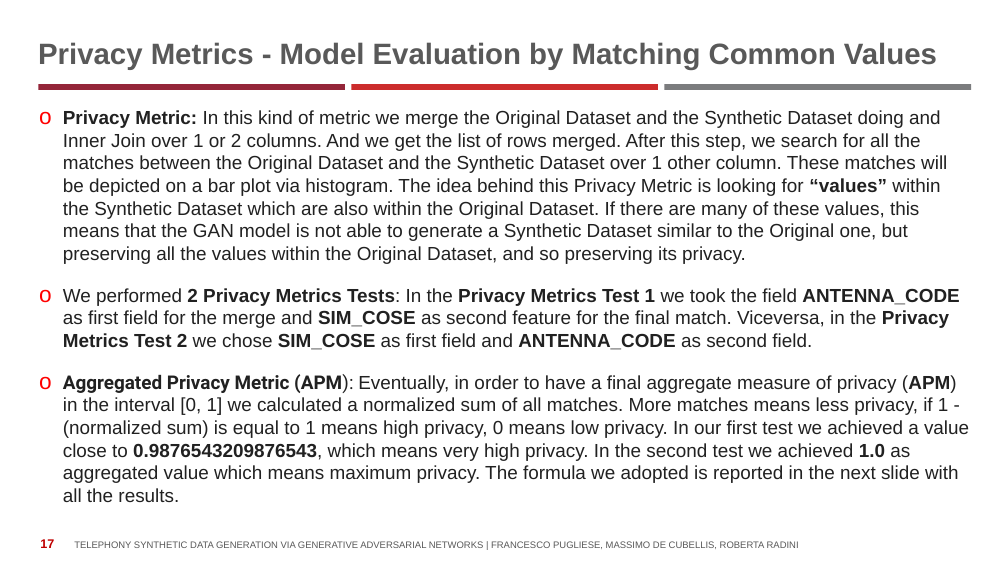
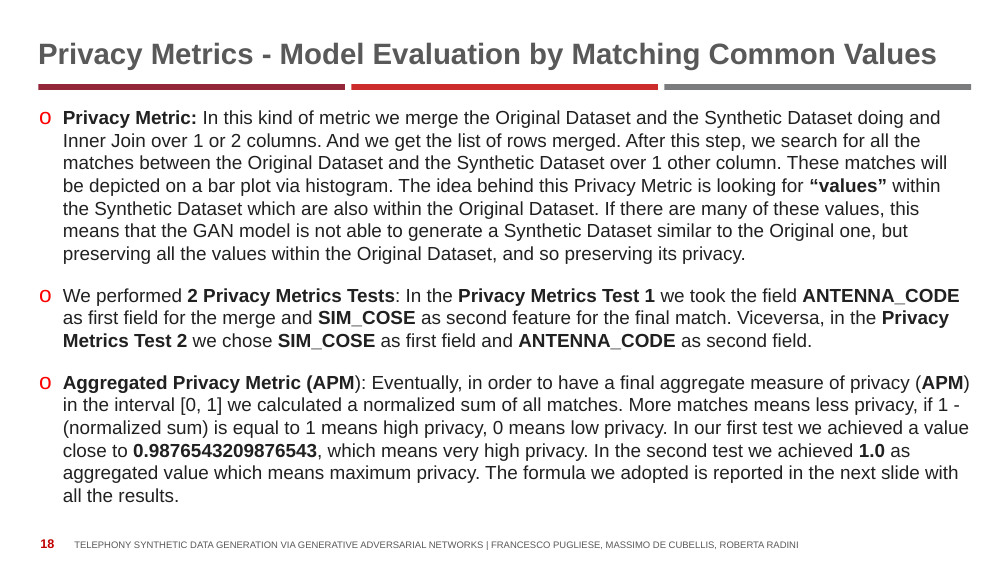
Before and after one commit to istat-methodology/Synthetic_Data, a slide deck: slide 18 of Presentations/Dati Sintetici di telefonia_V2-FUSION.pptx (slide 17 before the commit). Drawn at 1008x567 pixels with LibreOffice and Linux fonts; fonts in the diff are those of the drawing; background and template pictures are left out. Boxes give left, top, right and bottom in pixels: in the first picture for what was removed or moved away, otherwise in the second. Text is boxed around its words. In the diff, an @@ line names an element or a change of style, - is before the commit and + after.

```diff
--- a/Presentations/Dati Sintetici di telefonia_V2-FUSION.pptx
+++ b/Presentations/Dati Sintetici di telefonia_V2-FUSION.pptx
@@ text at (63, 375, 970, 502): font Roboto to Arial in "Aggregated Privacy Metric (APM):" @@
@@ page number at (40, 539, 54, 548): text changed @@
-17
+18
```
Also in this commit, not shown: 5 other slides changed, 2 slides added, 1 other file.
